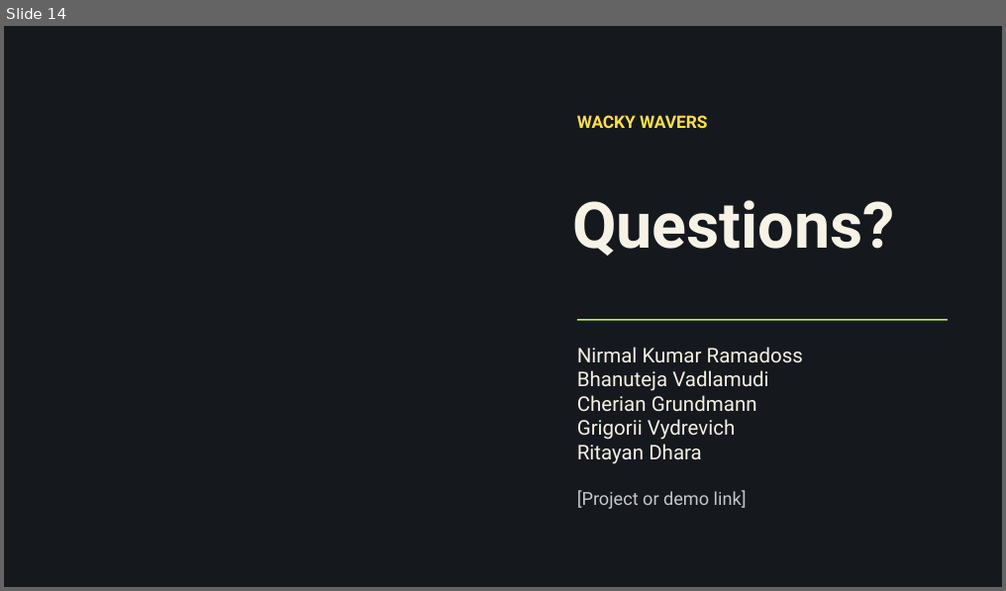
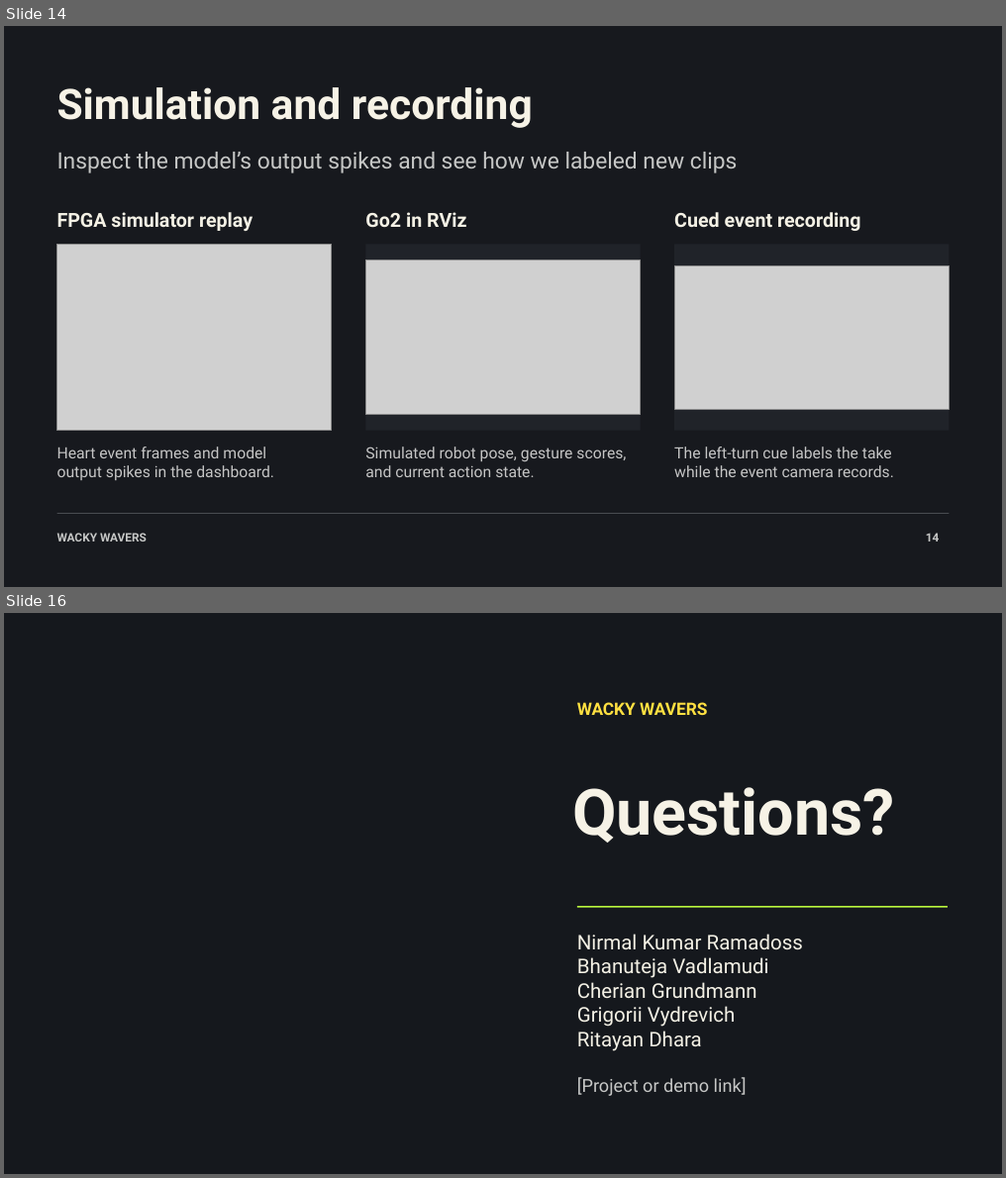
Before and after one commit to unbeschwert/go2-next-reflex, a slide deck: presentation/Wacky Wavers - Mantis Vision.pptx. Shown one above the other, each under a label of ours: slide 14 before the commit, slides 14 and 16 after it; the slides between them are not shown. The pictures are 1006x591 and 1006x1178 pixels, drawn with LibreOffice and Linux fonts; fonts in the diff are those of the drawing; grey boxes stand for pictures; background and template pictures are left out. Boxes give left, top, right and bottom in pixels: in the first picture for what was removed or moved away, otherwise in the second. Text is boxed around its words. In the diff, an @@ line names an element or a change of style, - is before the commit and + after.

Commit message:
Add model comparison and simulation media

```diff
--- a/presentation/Wacky Wavers - Mantis Vision.pptx
+++ b/presentation/Wacky Wavers - Mantis Vision.pptx
@@ slide 14 added at box(4, 26, 1002, 587), background #17191E @@
@@ text added at box(57, 87, 533, 128), 40.5 pt, text #F6F2E6, bold @@
+Simulation and recording
@@ text added at box(57, 152, 738, 174), 21.8 pt, text #C6C7C6 @@
+Inspect the model’s output spikes and see how we labeled new clips
@@ text added at box(57, 212, 252, 231), 18.8 pt, text #F4F1E5, bold @@
+FPGA simulator replay
@@ text added at box(365, 212, 466, 228), 18.8 pt, text #F4F1E5, bold @@
+Go2 in RViz
@@ text added at box(674, 212, 860, 231), 18.8 pt, text #F4F1E5, bold @@
+Cued event recording
@@ picture added at box(57, 245, 332, 431) @@
@@ rectangle added at box(365, 245, 641, 431), fill #202329 @@
@@ picture added at box(365, 261, 641, 414) @@
@@ rectangle added at box(675, 245, 949, 431), fill #202329 @@
@@ picture added at box(675, 266, 948, 409) @@
@@ text added at box(57, 447, 274, 480), 15 pt, text #C5C5C5 @@
+Heart event frames and model
+output spikes in the dashboard.
@@ text added at box(365, 447, 626, 477), 15 pt, text #C5C5C5 @@
+Simulated robot pose, gesture scores,
+and current action state.
@@ text added at box(674, 447, 894, 477), 15 pt, text #C5C5C5 @@
+The left-turn cue labels the take
+while the event camera records.
@@ rectangle added at box(57, 513, 949, 514), fill #494C51 @@
@@ text added at box(57, 533, 147, 542), 11.2 pt, text #C6C7C6, bold @@
+WACKY WAVERS
@@ text added at box(926, 533, 940, 542), 11.2 pt, text #C6C7C6, bold @@
+14
@@ what was slide 14 is now slide 16 @@
```
Also in this commit, not shown: 4 slides changed, 1 other slide added, 7 other files.
